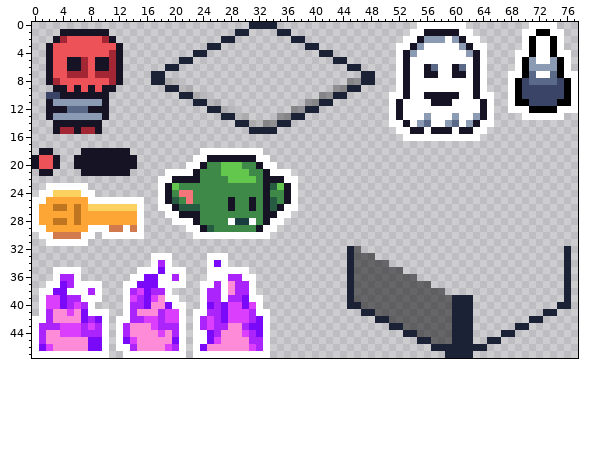
One commit to this sprite sheet: atlas.png. Above: the version before the commit.
The file is 78x48 pixels.
The same view after the edit:
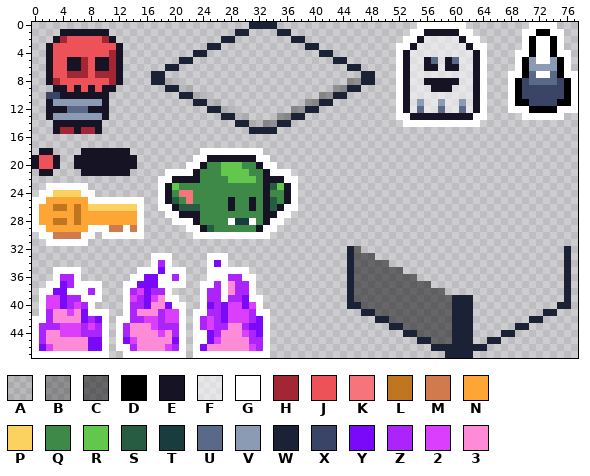
Palette (. is transparent): A #0000001a  B #0000004d  C #00000080  D #000000  E #161324  F #ffffff80  G #ffffff  H #a22633  J #ed5259  K #f6757a  L #c07621  M #d17a4d  N #fda635  P #fbd160  Q #3e8948  R #63c74d  S #265c42  T #193c3e  U #5a6988  V #8b9bb4  W #1c2235  X #3a4467  Y #7a09fa  Z #aa24fb  2 #db3ffd  3 #fe8bd7
The commit says: Bug: ghost could overwrite other objects ghost cannot hit any tiles that have other obj
The edit:
The author changed colour G to colour E in row 5 at x 56 and 59; in row 6 at x 59; in row 8 at x 56 to 60; in row 9 at x 57 to 59; in rows 11 to 12 at x 53 and 63; in row 13 at x 54 to 55, 57 to 59 and 61 to 62.
The author changed colour U to colour E in row 6 at x 57.
The author changed colour V to colour E in row 13 at x 56 and 60.
The author changed colour E to colour F in row 7 at x 56 to 57 and 60 to 61; in row 10 at x 56 to 60; in row 11 at x 57 and 59.
The author changed colour G to colour F in row 2 at x 59; in row 3 at x 56 to 60; in row 4 at x 55 to 61; in row 5 at x 54 to 55, 58 and 61 to 62; in row 6 at x 54 to 55, 58 and 62; in row 7 at x 54 to 55, 58 to 59 and 62.
The author changed colour G to colour F in row 8 at x 54 to 55 and 61 to 62; in row 9 at x 54 to 56 and 60 to 62; in row 10 at x 54 to 55 and 61 to 62; in row 11 at x 54, 56, 60 and 62; in row 12 at x 54, 56 to 57, 59 to 60 and 62.
The author changed colour U to colour F in row 6 at x 61.
The author changed colour V to colour F in row 2 at x 56 to 58 and 60; in row 3 at x 55 and 61; in row 4 at x 54 and 62.
The author changed colour E to colour G in rows 11 to 13 at x 52 and 64; in row 14 at x 53 and 63.
The author changed colour U to colour G in row 14 at x 56 and 60.
The author changed colour V to colour G in row 13 at x 63; in row 14 at x 55, 59 and 62.
The author changed colour G to colour U in row 5 at x 57 and 60; in row 12 at x 55, 58 and 61.
The author changed colour E to colour V in row 11 at x 58.
The author changed colour G to colour V in row 11 at x 55 and 61.
Colour E is gone in row 15 at x 54 to 55, 57 to 59 and 61 to 62.
Colour G is gone in rows 10 to 13 at x 51 and 65; in row 14 at x 51 to 52 and 64 to 65; in row 15 at x 52 to 53, 56, 60 and 63 to 64; in row 16 at x 53 to 63.
Changed places in both pictures, as pixel boxes (x1, y1, x2, y2):
changed: (389, 36, 494, 141)
